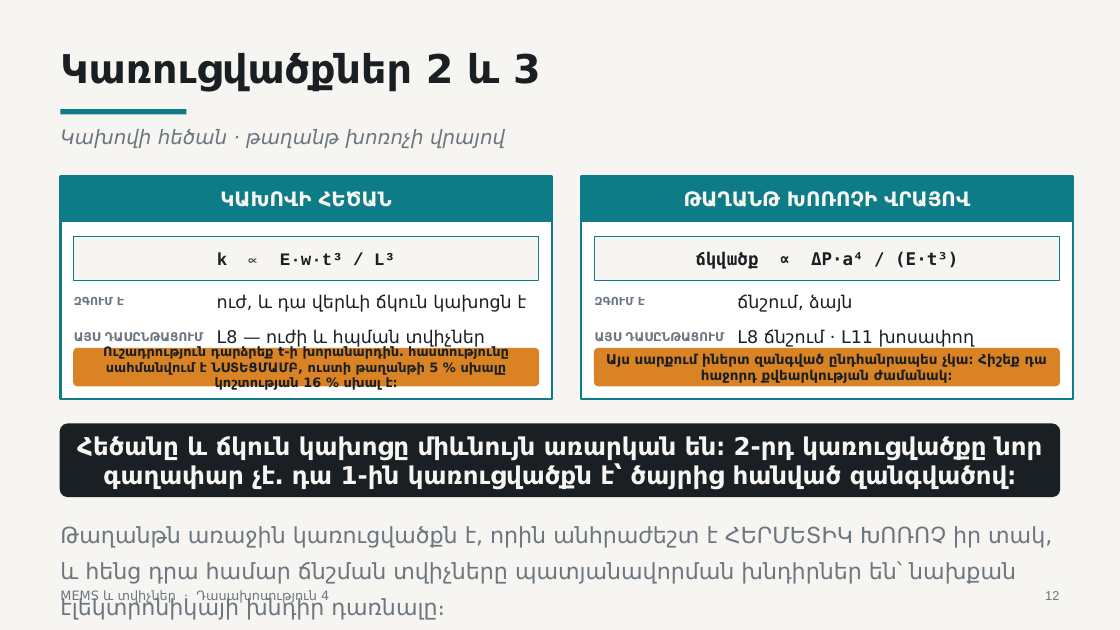
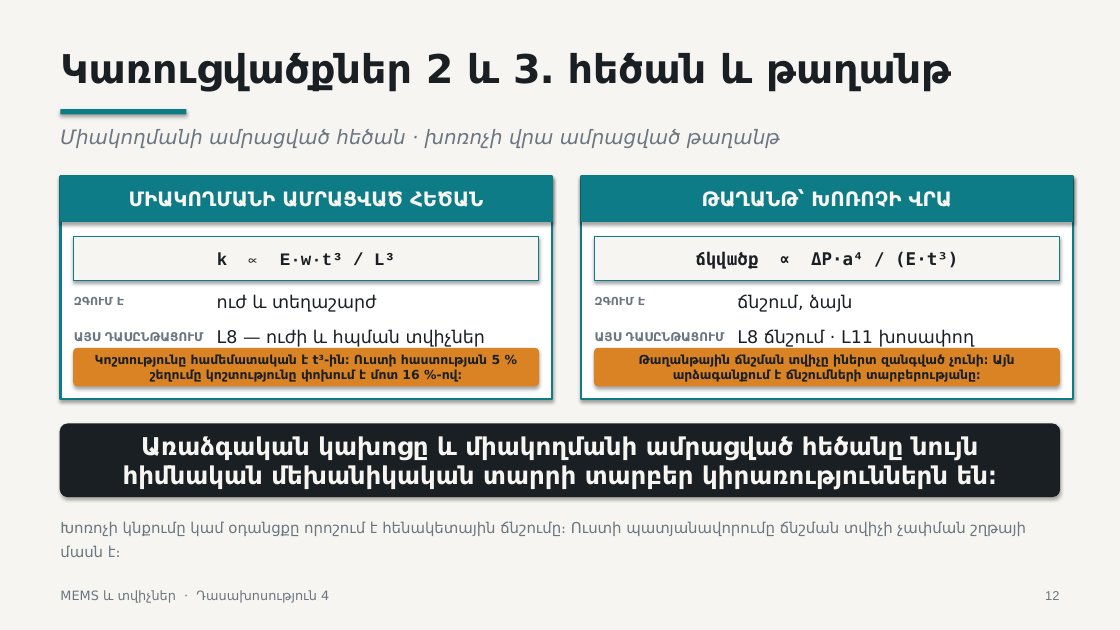
Before and after one commit to Vhovh99/mems-and-sensors-subject, a slide deck: slide 12 of lectures/lecture-04/output/L4-MEMS-structures-transduction-and-packaging-HY.pptx. Drawn at 1120x630 pixels with LibreOffice and Linux fonts; fonts in the diff are those of the drawing. Boxes give left, top, right and bottom in pixels: in the first picture for what was removed or moved away, otherwise in the second. Text is boxed around its words. In the diff, an @@ line names an element or a change of style, - is before the commit and + after.

```diff
--- a/lectures/lecture-04/output/L4-MEMS-structures-transduction-and-packaging-HY.pptx
+++ b/lectures/lecture-04/output/L4-MEMS-structures-transduction-and-packaging-HY.pptx
@@ text at (x1=60, y1=53, x2=951, y2=92): text changed @@
-Կառուցվածքներ 2 և 3
+Կառուցվածքներ 2 և 3․ հեծան և թաղանթ
@@ text at (x1=60, y1=129, x2=780, y2=148): text changed @@
-Կախովի հեծան · թաղանթ խոռոչի վրայով
+Միակողմանի ամրացված հեծան · խոռոչի վրա ամրացված թաղանթ
@@ text in rectangle at (x1=129, y1=191, x2=483, y2=207): text changed @@
-ԿԱԽՈՎԻ ՀԵԾԱՆ
+ՄԻԱԿՈՂՄԱՆԻ ԱՄՐԱՑՎԱԾ ՀԵԾԱՆ
@@ text in rectangle at (x1=702, y1=191, x2=953, y2=207): text changed @@
-ԹԱՂԱՆԹ ԽՈՌՈՉԻ ՎՐԱՅՈՎ
+ԹԱՂԱՆԹ՝ ԽՈՌՈՉԻ ՎՐԱ
@@ text at (x1=217, y1=294, x2=377, y2=312): text changed @@
-ուժ, և դա վերևի ճկուն կախոցն է
+ուժ և տեղաշարժ
@@ text in rounded rectangle at (x1=95, y1=354, x2=501, y2=382): text changed; size 11.1 to 10.6 pt @@
-Ուշադրություն դարձրեք t-ի խորանարդին․ հաստությունը սահմանվում է ՆՍՏԵՑՄԱՄԲ, ուստի թաղանթի 5 % սխալը կոշտության 16 % սխալ է։
+Կոշտությունը համեմատական է t³-ին։ Ուստի հաստության 5 % շեղումը կոշտությունը փոխում է մոտ 16 %-ով։
@@ text in rounded rectangle at (x1=639, y1=354, x2=1015, y2=382): text changed; size 11.6 to 10.6 pt @@
-Այս սարքում իներտ զանգված ընդհանրապես չկա։ Հիշեք դա հաջորդ քվեարկության ժամանակ։
+Թաղանթային ճնշման տվիչը իներտ զանգված չունի։ Այն արձագանքում է ճնշումների տարբերությանը։
@@ shadow on in 11 elements at (x1=74, y1=237, x2=539, y2=281), (x1=595, y1=237, x2=1060, y2=281), (x1=0, y1=0, x2=1120, y2=630), (x1=60, y1=109, x2=187, y2=114), (x1=60, y1=176, x2=552, y2=399), (x1=581, y1=176, x2=1073, y2=399), (x1=581, y1=176, x2=1073, y2=222), (x1=60, y1=176, x2=552, y2=222), (x1=74, y1=349, x2=539, y2=386), (x1=595, y1=349, x2=1060, y2=386), (x1=60, y1=424, x2=1060, y2=497) @@
@@ text in rounded rectangle at (x1=123, y1=436, x2=997, y2=490): text changed @@
-Հեծանը և ճկուն կախոցը միևնույն առարկան են։ 2-րդ կառուցվածքը նոր գաղափար չէ․ դա 1-ին կառուցվածքն է՝ ծայրից հանված զանգվածով։
+Առաձգական կախոցը և միակողմանի ամրացված հեծանը նույն հիմնական մեխանիկական տարրի տարբեր կիրառություններն են։
@@ text at (x1=60, y1=521, x2=1026, y2=557): text changed; size 19 to 12.8 pt @@
-Թաղանթն առաջին կառուցվածքն է, որին անհրաժեշտ է ՀԵՐՄԵՏԻԿ ԽՈՌՈՉ իր տակ, և հենց դրա համար ճնշման տվիչները պատյանավորման խնդիրներ են՝ նախքան էլեկտրոնիկայի խնդիր դառնալը։
+Խոռոչի կնքումը կամ օդանցքը որոշում է հենակետային ճնշումը։ Ուստի պատյանավորումը ճնշման տվիչի չափման շղթայի մասն է։
```
Also in this commit, not shown: 41 other slides changed, 4 other files.
